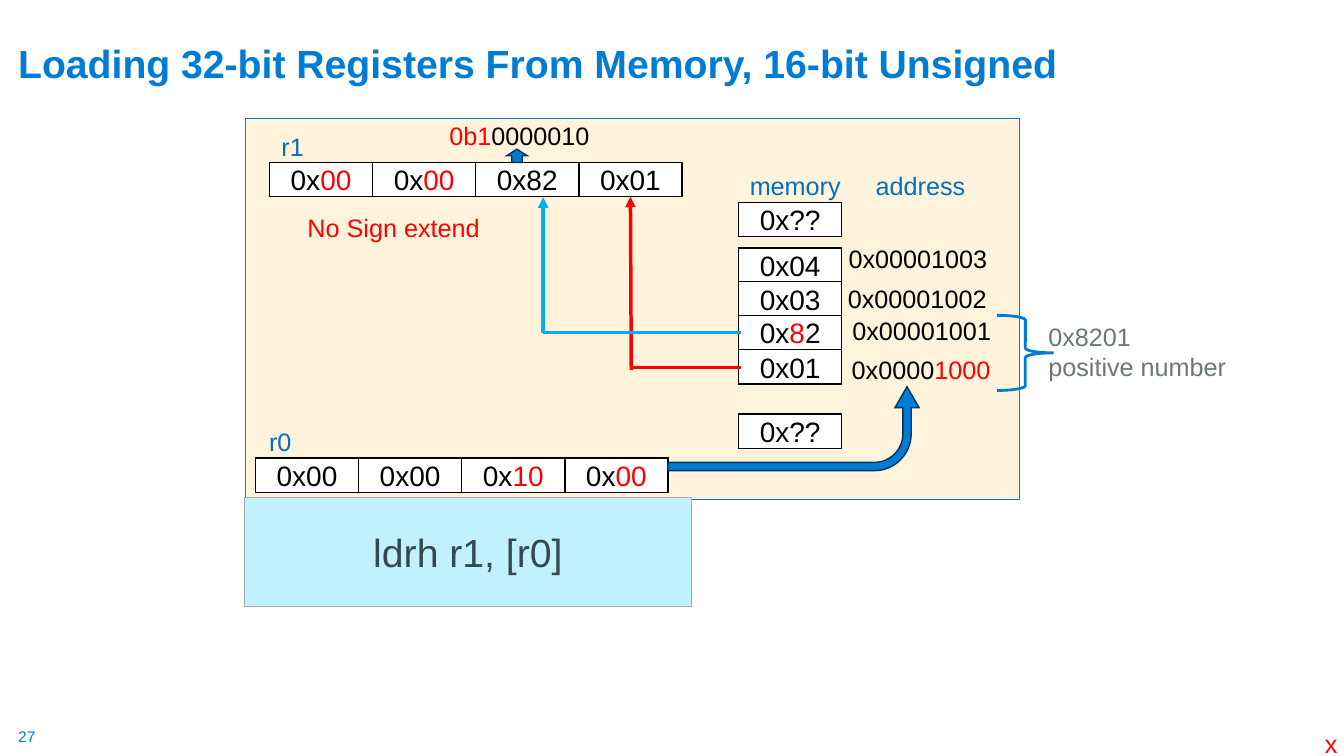
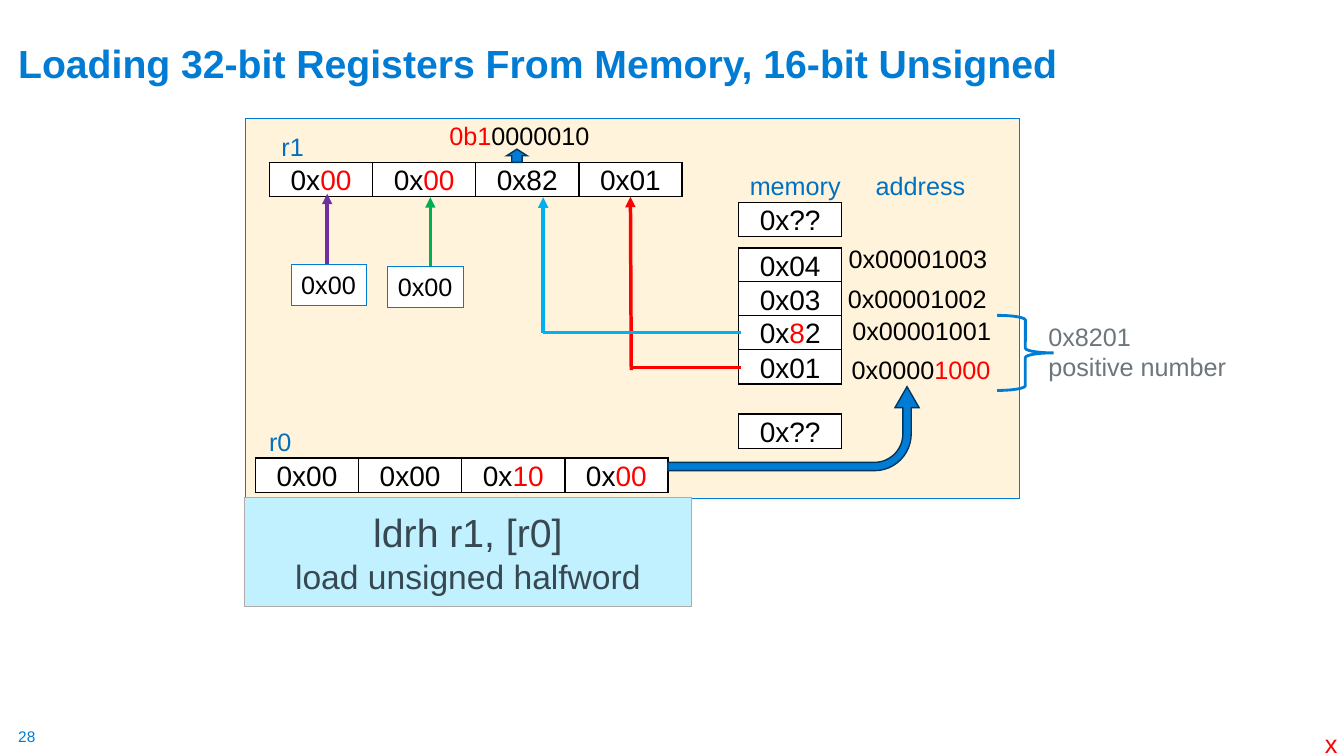
Before and after one commit to cse30-sp24/Muller-Slides, a slide deck: slide 28 of 06-Arm-Part3.pptx (slide 27 before the commit). Drawn at 1344x756 pixels with LibreOffice and Linux fonts; fonts in the diff are those of the drawing. Boxes give left, top, right and bottom in pixels: in the first picture for what was removed or moved away, otherwise in the second. Text is boxed around its words. In the diff, an @@ line names an element or a change of style, - is before the commit and + after.

```diff
--- a/06-Arm-Part3.pptx
+++ b/06-Arm-Part3.pptx
@@ arrow added from (328, 266) to (328, 194), #7030A0 2.5 pt @@
@@ arrow added from (431, 267) to (431, 198), #00B050 2.5 pt @@
@@ text removed at bbox=[307, 218, 480, 243] @@
-No Sign extend
@@ rectangle added at bbox=[291, 265, 367, 306], fill #FFFFFF, outline #007CD5 0.75 pt, 18 pt, text #000000 @@
+0x00
@@ rectangle added at bbox=[388, 267, 464, 308], fill #FFFFFF, outline #007CD5 0.75 pt, 18 pt, text #000000 @@
+0x00
@@ text in rectangle at bbox=[295, 564, 641, 596]: paragraph added @@
+load unsigned halfword
@@ page number at bbox=[18, 731, 35, 742]: text changed @@
-27
+28
```
Also in this commit, not shown: 15 other slides changed, 5 slides added, 5 slides removed, 1 other file.
